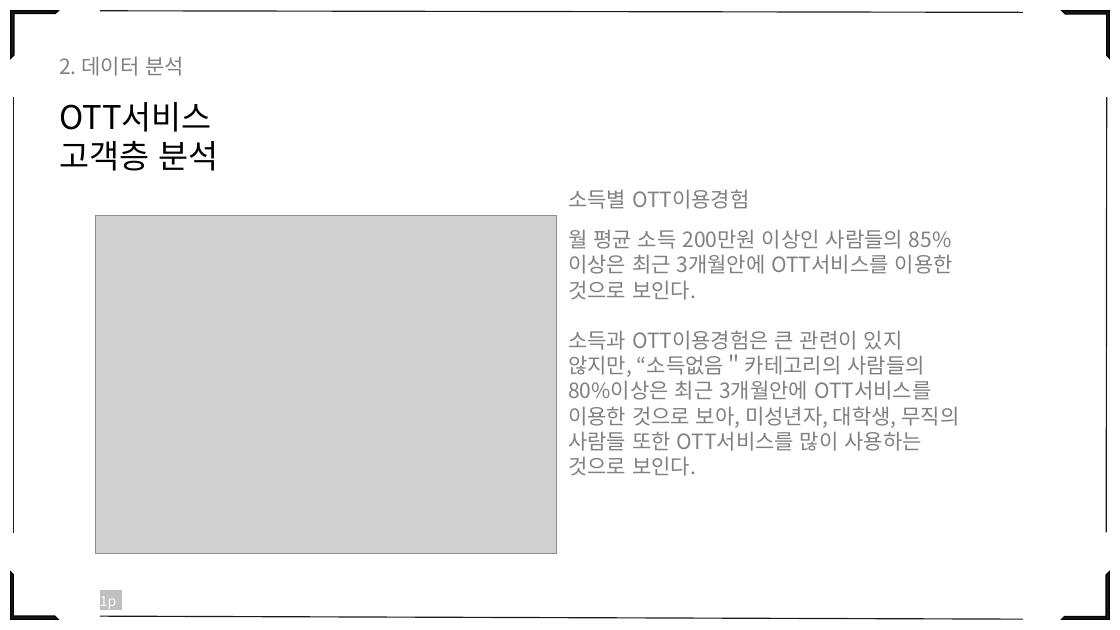
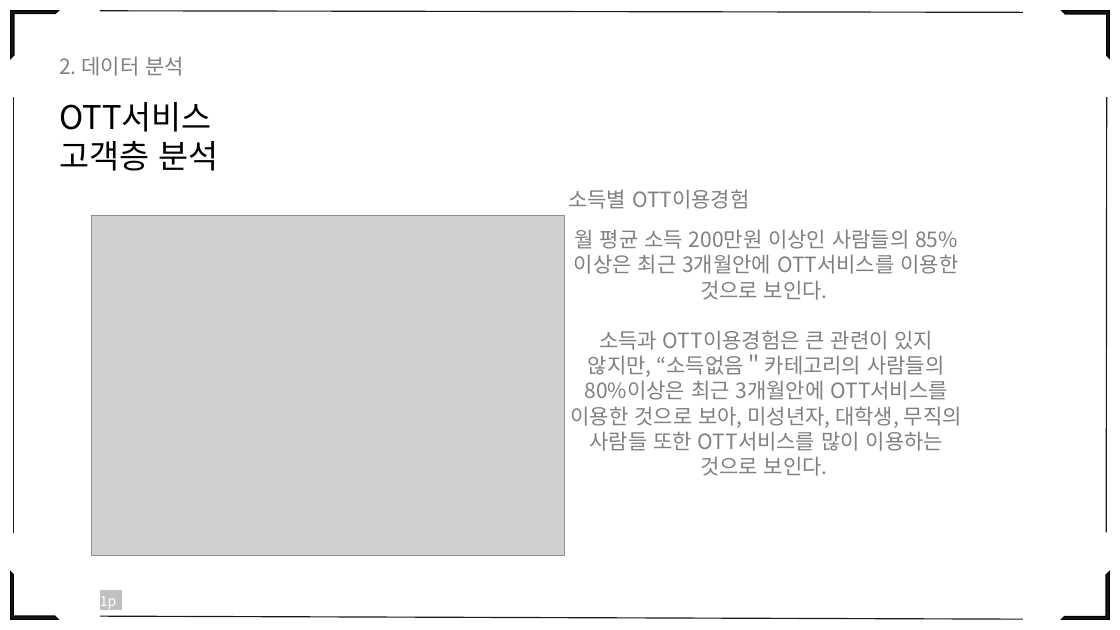
Before and after one commit to eesomin/midproject, a slide deck: slide 18 of jdh1/PPT_0_TEAM2.pptx (slide 15 before the commit). Drawn at 1120x630 pixels with LibreOffice and Linux fonts; fonts in the diff are those of the drawing; grey boxes stand for pictures. Boxes give left, top, right and bottom in pixels: in the first picture for what was removed or moved away, otherwise in the second. Text is boxed around its words. In the diff, an @@ line names an element or a change of style, - is before the commit and + after.

```diff
--- a/jdh1/PPT_0_TEAM2.pptx
+++ b/jdh1/PPT_0_TEAM2.pptx
@@ picture: place and size @@
-picture at box(95, 216, 556, 554)
+picture at box(92, 216, 565, 555)
@@ text at box(574, 229, 958, 300): alignment left to centre @@
@@ text at box(571, 330, 962, 476): text changed @@
-소득과 OTT이용경험은 큰 관련이 있지 않지만, “소득없음＂카테고리의 사람들의 80%이상은 최근 3개월안에 OTT서비스를 이용한 것으로 보아, 미성년자, 대학생, 무직의 사람들 또한 OTT서비스를 많이 사용하는 것으로 보인다.
+소득과 OTT이용경험은 큰 관련이 있지 않지만, “소득없음＂카테고리의 사람들의 80%이상은 최근 3개월안에 OTT서비스를 이용한 것으로 보아, 미성년자, 대학생, 무직의 사람들 또한 OTT서비스를 많이 이용하는 것으로 보인다.
```
Also in this commit, not shown: 25 other slides changed, 7 slides added, 1 slide removed, 4 other files.
